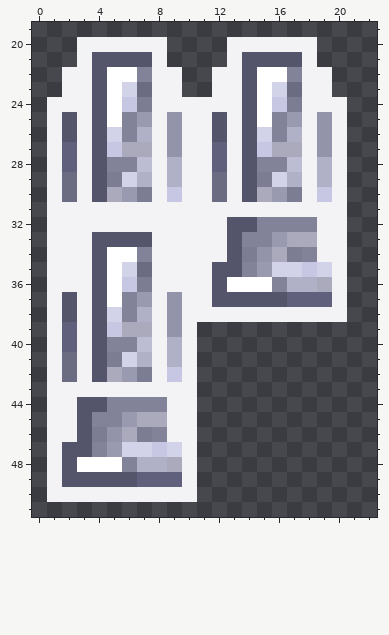
Pixel-art sprite, stored at kingslayer/resources/images/iron_ingots_8.png. That is the earlier state.
The file is 32x52 pixels. Colours within 5 levels of each other are drawn and written as one. Shown: x 0..22, y 19..51.
After the commit:
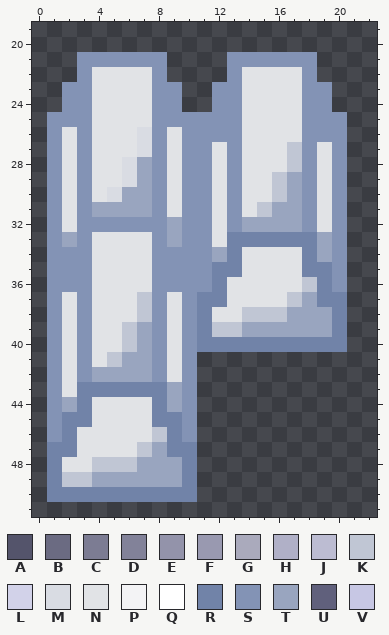
Palette (. is transparent): A #54546b  B #6b6b82  C #7c7c93  D #828299  E #9393aa  F #9999b0  G #aaaabc  H #b0b0c7  J #bcbcd2  K #c0c6d4  L #d2d2e9  M #d9dce3  N #e1e3e6  P #f3f3f5  Q #ffffff  R #7183a8  S #8393b5  T #99a5bf  U #60607c  V #c7c7e4
Edits made:
Changed rows in their new state; - is an unchanged pixel.
first column x 1:
20 --......----......--
21 --SSSSSS----SSSSSS--
22 -.SNNNNS.--.SNNNNS.-
23 -SSNNNNSS--SSNNNNSS-
24 .SSNNNNSS..SSNNNNSS.
25 SSSNNNNSSSSSSNNNNSSS
26 SNSNNNMSNSSSSNNNNSSS
27 SNSNNNMSNSSNSNNNKSNS
28 SNSNNMTSNSSNSNNNKSNS
29 SNSNNMTSNSSNSNNKTSNS
30 SNSNMTTSNSSNSNNKTSNS
31 SNSTTTTSNSSNSNKTTSNS
32 SNSSSSSSTSSNSTTTTSNS
33 STSNNNNSTSSNRRRRRRTS
34 SSSNNNNSSSSTRNNNNRTS
35 SSSNNNNSSSSRRNNNNRRS
36 SSSNNNNSSSSRNNNNNKRS
37 SNSNNNKSNSRRNNNNKTRR
38 SNSNNNKSNSRNNKKKTTTR
39 SNSNNKTSNSRKKTTTTTTR
40 SNSNNKTSNSRRRRRRRRRR
41 SNSNKTTSNS----------
42 SNSTTTTSNS----------
43 SNRRRRRRTS----------
44 STRNNNNRTS----------
45 SRRNNNNRRS----------
46 SRNNNNNKRS----------
47 RRNNNNKTRR----------
48 RNNKKKTTTR----------
49 RKKTTTTTTR----------
50 RRRRRRRRRR----------
